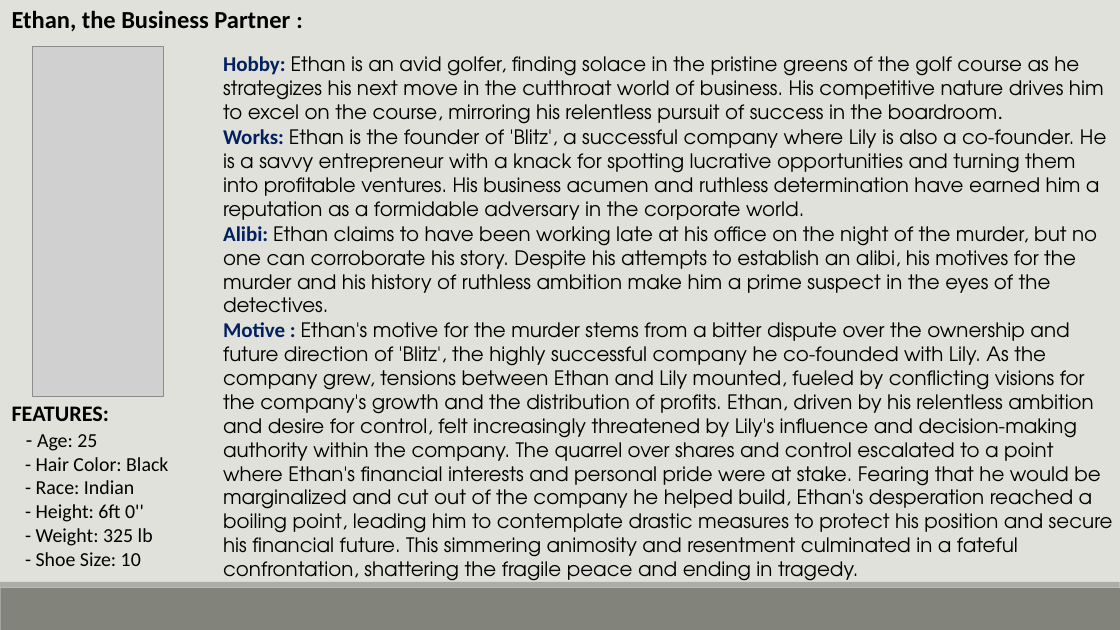
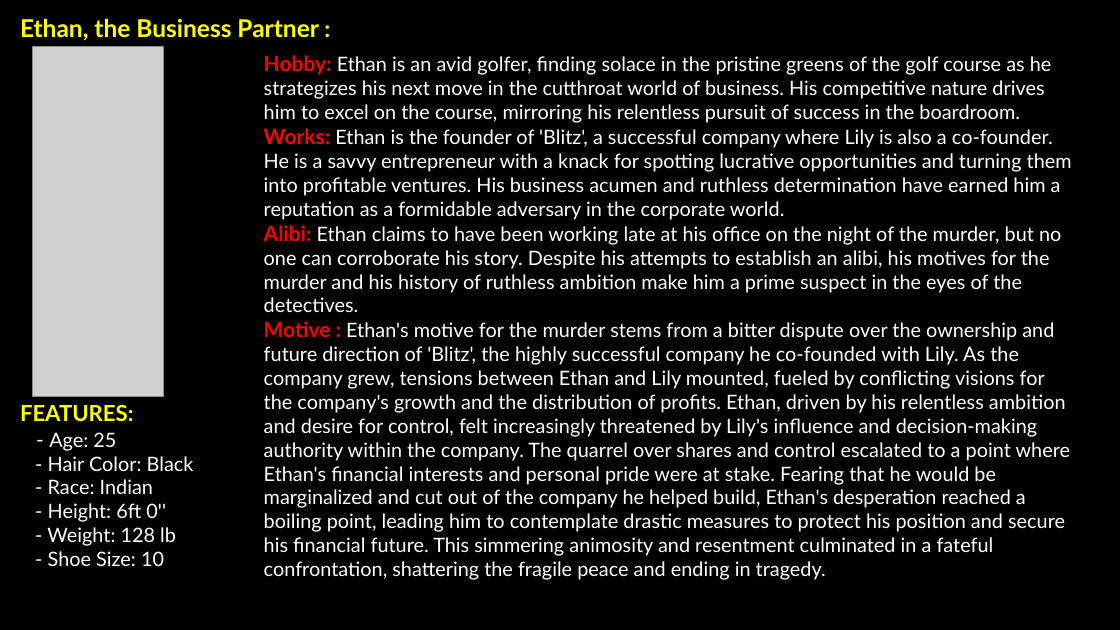
Before and after one commit to 19Naveen/Detective_Coding, a slide deck: slide 3 of Description.pptx (slide 4 before the commit). Drawn at 1120x630 pixels with LibreOffice and Linux fonts; fonts in the diff are those of the drawing; grey boxes stand for pictures; background and template pictures are left out. Boxes give left, top, right and bottom in pixels: in the first picture for what was removed or moved away, otherwise in the second. Text is boxed around its words. In the diff, an @@ line names an element or a change of style, - is before the commit and + after.

Commit message:
Changed the font style and color

```diff
--- a/Description.pptx
+++ b/Description.pptx
@@ background #E1E1DB to picture (left out) @@
@@ text "Ethan, the Business Partner :": place and size @@
-text "Ethan, the Business Partner :" at [12, 10, 290, 31]
+text "Ethan, the Business Partner :" at [20, 18, 318, 41]
@@ text "Ethan, the Business Partner :" at [20, 18, 318, 41]: font Calibri to Lato, text colour #000000 to #FFFF00 @@
@@ text "Hobby: Ethan is an avid ...": place and size @@
-text "Hobby: Ethan is an avid ..." at [223, 56, 1113, 585]
+text "Hobby: Ethan is an avid ..." at [264, 55, 1072, 580]
@@ text "Hobby: Ethan is an avid ..." at [264, 55, 1072, 580]: font Calibri to Lato in "Hobby: boardroom.", "Works:", "Alibi:", "Motive :"; font TeX Gyre Adventor to Lato, text colour #000000 to #FFFFFF; text colour #002060 to #FF0000 in "Hobby:", "Works:", "Alibi:", "Motive :" @@
@@ text "FEATURES:": place and size @@
-text "FEATURES:" at [12, 406, 168, 566]
+text "FEATURES:" at [20, 405, 194, 566]
@@ text at [20, 405, 194, 566]: font Calibri to Lato in "FEATURES:", "- Age: 25", "- Hair Color: Black", "- Race: Indian" and 2 more places; text colour #000000 to #FFFF00 in "FEATURES:"; text colour #000000 to #FFFFFF in "- Age: 25", "- Hair Color: Black", "- Race: Indian", "- Height: 6ft 0''" and 1 more places @@
@@ text at [47, 527, 176, 546]: text changed; font Calibri to Lato; text colour #000000 to #FFFFFF @@
-- Weight: 325 lb
+- Weight: 128 lb
@@ rectangle removed at [0, 588, 1120, 630] @@
@@ rectangle removed at [0, 582, 1120, 588] @@
```
Also in this commit, not shown: 10 other slides changed.
